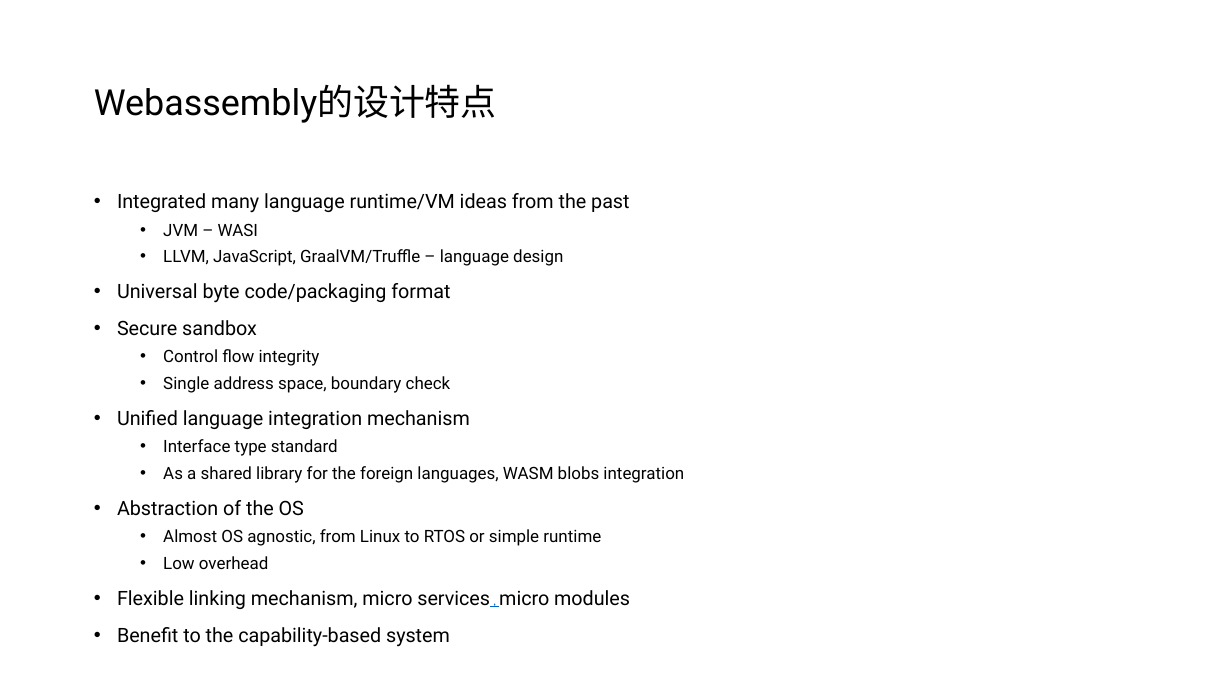
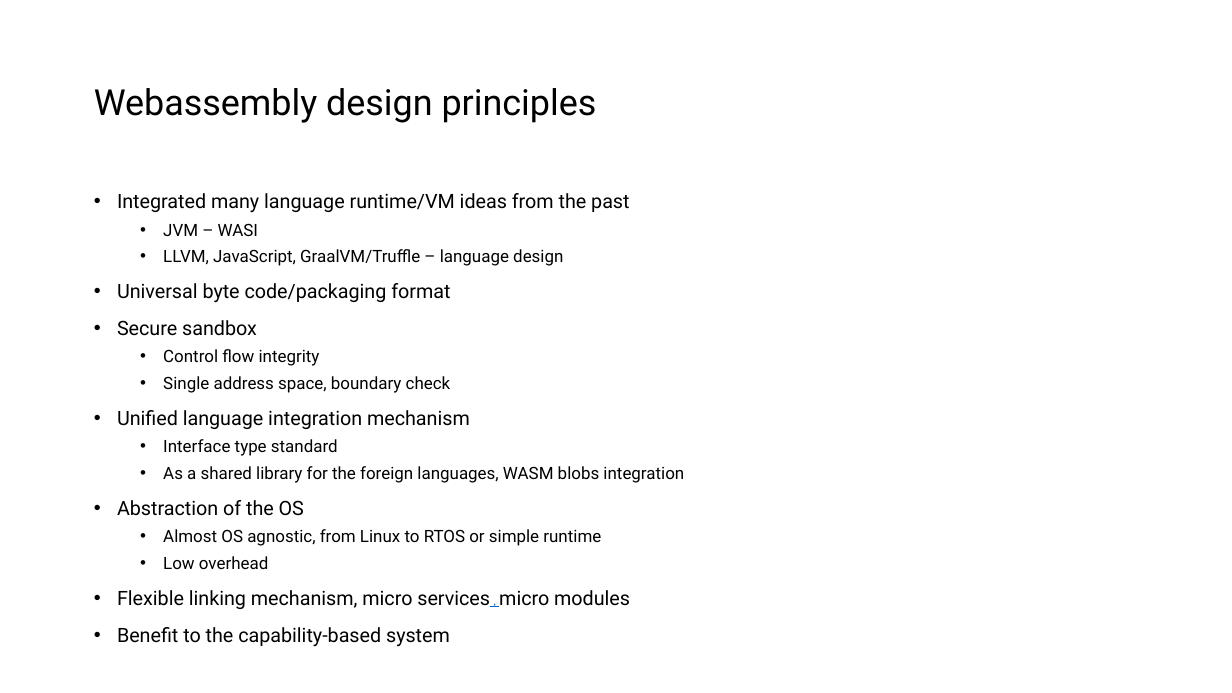
Before and after one commit to sbagga/mistyminds, a slide deck: slide 19 of _posts/Next Gen App Architecture.pptx (slide 15 before the commit). Drawn at 1232x693 pixels with LibreOffice and Linux fonts; fonts in the diff are those of the drawing. Boxes give left, top, right and bottom in pixels: in the first picture for what was removed or moved away, otherwise in the second. Text is boxed around its words. In the diff, an @@ line names an element or a change of style, - is before the commit and + after.

```diff
--- a/_posts/Next Gen App Architecture.pptx
+++ b/_posts/Next Gen App Architecture.pptx
@@ title at (x1=94, y1=88, x2=597, y2=123): text changed @@
-Webassembly的设计特点
+Webassembly design principles
```
Also in this commit, not shown: 2 other slides changed, 5 slides added, 1 slide removed, 1 other file.
